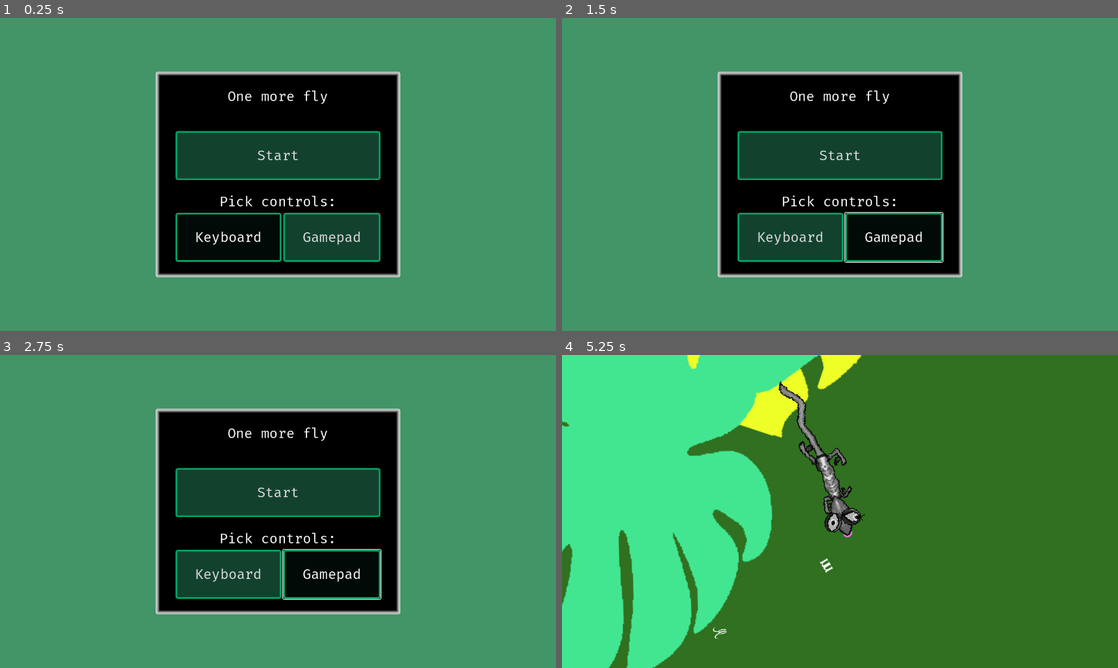
Above: before the commit, frames 1-4 (two rows, left to right).
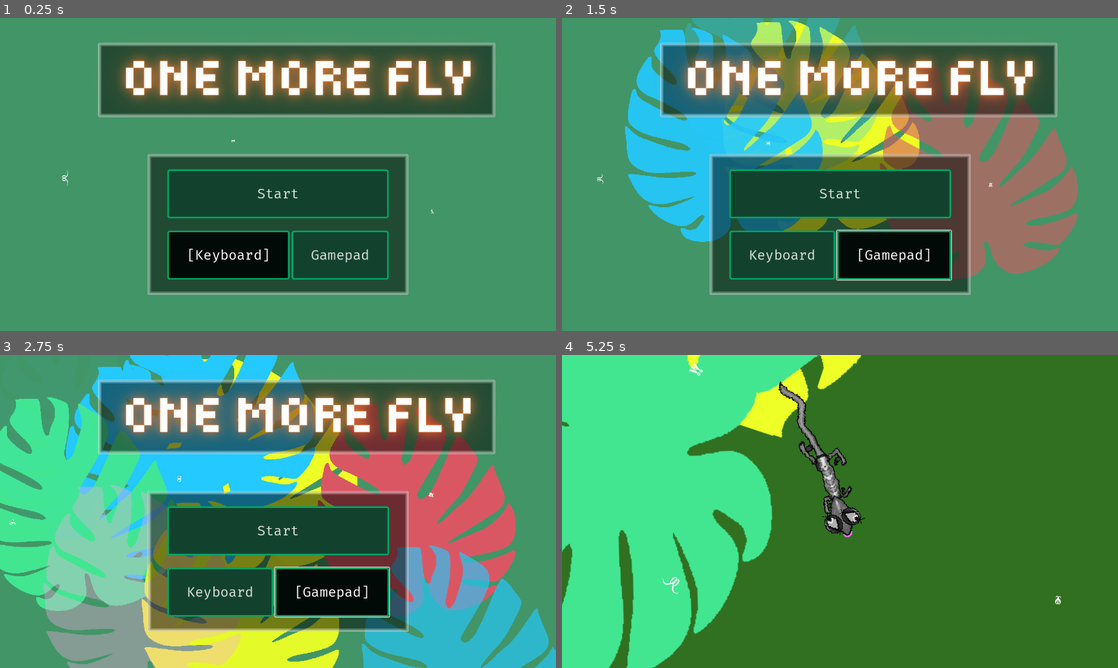
Above: after the commit, the same moments.

Repository: bjornarprytz/mask
Game: Godot game, scene res://entry.tscn
Two runs of this game, one before a commit and one after it. Both use one fixed random seed, a clock stepped at 60 frames per second and the inputs below.
Inputs (mouse positions are in pixels of both pictures, inside the frame that each line leads up to):
- Up to frame 1 (0.25 s): no input
- Up to frame 2 (1.5 s): click "Keyboard" (after the commit: "[Keyboard]") at 0.5 s; click "Gamepad" at 1.25 s
- Up to frame 3 (2.75 s): click "Gamepad" (after the commit: "[Gamepad]") at 2 s
- Up to frame 4 (5.25 s): click "Start" at 2.75 s; move the mouse to (962, 495) at 3.52 s; hold Right (ui_right) 3.53-4.28 s; hold Space (chamele) 3.53-4.28 s; move the mouse to (728, 527) at 4.27 s; hold Down (ui_down) 4.28-5.03 s; tap Space (chamele) at 4.35 s; move the mouse to (895, 442) at 5.02 s; press the mouse at (895, 442) at 5.03 s; hold Right (ui_right) from 5.03 s (still down)

The runs differ from the first frame. In frame 1, 37% of the frame differs, in the area x 11-90%, y 7-89%; in frame 2, 54%; in frame 3, 75%, in the area x 0-100%, y 0-100%; in frame 4, 0.4%.

Commit message:
start menu

Diff:
--- a/src/autoloads/palette.gd
+++ b/src/autoloads/palette.gd
@@ -1,4 +1,5 @@
 extends Node2D
 
 
+
 @export var colors: Array[Color]
--- a/src/chameleonardo/tongue.tscn
+++ b/src/chameleonardo/tongue.tscn
@@ -7,17 +7,18 @@
 radius = 64.0
 
 [node name="Tongue" type="Node2D"]
-modulate = Color(1, 0.41568628, 1, 1)
 script = ExtResource("1_sc3er")
 
 [node name="Stretch" type="ColorRect" parent="."]
 unique_name_in_owner = true
+self_modulate = Color(1, 0.41568628, 1, 1)
 offset_top = -5.0
 offset_right = 9.0
 offset_bottom = 5.0
 
 [node name="Ball" type="Sprite2D" parent="."]
 unique_name_in_owner = true
+self_modulate = Color(1, 0.41568628, 1, 1)
 position = Vector2(9, 0)
 scale = Vector2(0.078125, 0.078125)
 texture = ExtResource("1_vu47e")
--- a/src/entry.gd
+++ b/src/entry.gd
@@ -3,6 +3,7 @@
 @onready var keyboard_button: Button = %KeyboardButton
 @onready var gamepad_button: Button = %GamepadButton
 @onready var start_button: Button = %StartButton
+@onready var timer: Timer = $Timer
 
 func _ready() -> void:
 	if Events.control_scheme == EventBus.ControlScheme.KEYBOARD:
@@ -11,17 +12,31 @@
 func _on_keyboard_button_toggled(toggled_on: bool) -> void:
 	if (toggled_on):
 		Events.control_scheme = EventBus.ControlScheme.KEYBOARD
-		print("Change to keyboard")
+		keyboard_button.text = "[Keyboard]"
 	else:
-		print("1off")
+		keyboard_button.text = "Keyboard"
 
 func _on_gamepad_button_toggled(toggled_on: bool) -> void:
 	if (toggled_on):
 		Events.control_scheme = EventBus.ControlScheme.GAMEPAD
-		print("Change to game pad")
+		gamepad_button.text = "[Gamepad]"
 	else:
-		print("2off")
+		gamepad_button.text = "Gamepad"
 
 
 func _on_start_button_pressed() -> void:
 	get_tree().change_scene_to_file("res://main.tscn")
+
+
+func _on_timer_timeout() -> void:
+	# Get a random position on the screen
+	var screen_size = get_viewport_rect().size
+	var random_position = Vector2(randi() % int(screen_size.x), randi() % int(screen_size.y))
+	# Create a feature there
+	var feature = Create.feature(Palette.colors.pick_random())
+	feature.position = random_position
+	feature.modulate.a = 0.0
+	add_child(feature)
+
+	var tween = create_tween()
+	tween.tween_property(feature, "modulate:a", 1.0, 1.0)
--- a/src/entry.tscn
+++ b/src/entry.tscn
@@ -1,6 +1,8 @@
-[gd_scene load_steps=3 format=3 uid="uid://c6xvv2r524gst"]
+[gd_scene load_steps=5 format=3 uid="uid://c6xvv2r524gst"]
 
 [ext_resource type="Script" uid="uid://dc20sermvc87q" path="res://entry.gd" id="1_rixl5"]
+[ext_resource type="Texture2D" uid="uid://djhb2teobhi2b" path="res://assets/img/onemoreflylogo.png" id="2_jnwwp"]
+[ext_resource type="PackedScene" uid="uid://blkyyoapwotmd" path="res://fly.tscn" id="3_2bro8"]
 
 [sub_resource type="ButtonGroup" id="ButtonGroup_rixl5"]
 
@@ -9,27 +11,35 @@
 
 [node name="CanvasLayer" type="CanvasLayer" parent="."]
 
+[node name="PanelContainer2" type="PanelContainer" parent="CanvasLayer"]
+self_modulate = Color(1, 1, 1, 0.5019608)
+offset_left = 226.0
+offset_top = 57.0
+offset_right = 1140.0
+offset_bottom = 228.0
+
+[node name="Onemoreflylogo" type="TextureRect" parent="CanvasLayer"]
+offset_left = 45.0
+offset_top = 35.0
+offset_right = 1325.0
+offset_bottom = 235.0
+texture = ExtResource("2_jnwwp")
+
 [node name="PanelContainer" type="PanelContainer" parent="CanvasLayer"]
+self_modulate = Color(1, 1, 1, 0.5019608)
 anchors_preset = 8
 anchor_left = 0.5
 anchor_top = 0.5
 anchor_right = 0.5
 anchor_bottom = 0.5
+offset_left = -281.0
+offset_top = -47.0
+offset_right = 281.0
+offset_bottom = 277.0
 grow_horizontal = 2
 grow_vertical = 2
 
 [node name="VBoxContainer" type="VBoxContainer" parent="CanvasLayer/PanelContainer"]
-layout_mode = 2
-
-[node name="RichTextLabel" type="RichTextLabel" parent="CanvasLayer/PanelContainer/VBoxContainer"]
-layout_mode = 2
-text = "One more fly"
-fit_content = true
-horizontal_alignment = 1
-vertical_alignment = 1
-
-[node name="Spacer" type="Control" parent="CanvasLayer/PanelContainer/VBoxContainer"]
-custom_minimum_size = Vector2(0, 50)
 layout_mode = 2
 
 [node name="StartButton" type="Button" parent="CanvasLayer/PanelContainer/VBoxContainer"]
@@ -40,13 +50,6 @@
 [node name="Control" type="Control" parent="CanvasLayer/PanelContainer/VBoxContainer"]
 custom_minimum_size = Vector2(0, 20)
 layout_mode = 2
-
-[node name="Explanation" type="RichTextLabel" parent="CanvasLayer/PanelContainer/VBoxContainer"]
-layout_mode = 2
-text = "Pick controls:"
-fit_content = true
-horizontal_alignment = 1
-vertical_alignment = 1
 
 [node name="HBoxContainer" type="HBoxContainer" parent="CanvasLayer/PanelContainer/VBoxContainer"]
 layout_mode = 2
@@ -66,6 +69,29 @@
 text = "Gamepad
 "
 
+[node name="Timer" type="Timer" parent="."]
+wait_time = 0.3
+autostart = true
+
+[node name="Fly2" parent="." instance=ExtResource("3_2bro8")]
+z_index = 1
+position = Vector2(1011, 506)
+move_speed = 50.0
+flap_speed = 5.0
+
+[node name="Fly3" parent="." instance=ExtResource("3_2bro8")]
+z_index = 1
+position = Vector2(210, 364)
+move_speed = 50.0
+flap_speed = 5.0
+
+[node name="Fly" parent="." instance=ExtResource("3_2bro8")]
+z_index = 1
+position = Vector2(599, 273)
+move_speed = 50.0
+flap_speed = 5.0
+
 [connection signal="pressed" from="CanvasLayer/PanelContainer/VBoxContainer/StartButton" to="." method="_on_start_button_pressed"]
 [connection signal="toggled" from="CanvasLayer/PanelContainer/VBoxContainer/HBoxContainer/KeyboardButton" to="." method="_on_keyboard_button_toggled"]
 [connection signal="toggled" from="CanvasLayer/PanelContainer/VBoxContainer/HBoxContainer/GamepadButton" to="." method="_on_gamepad_button_toggled"]
+[connection signal="timeout" from="Timer" to="." method="_on_timer_timeout"]
--- a/src/fly.gd
+++ b/src/fly.gd
@@ -37,6 +37,8 @@
 	set_form(chars[randi_range(0, chars.length() - 1)])
 
 func _check_distance_to_chameleonardo() -> void:
+	if (!Events.game):
+		return
 	var chameleonardo = Events.game.chameleonardo
 	if chameleonardo == null:
 		return
--- a/src/generated/global_theme.tres
+++ b/src/generated/global_theme.tres
@@ -1,9 +1,10 @@
-[gd_resource type="Theme" load_steps=7 format=3 uid="uid://cwi2l6qtt6la6"]
+[gd_resource type="Theme" load_steps=8 format=3 uid="uid://cwi2l6qtt6la6"]
 
 [ext_resource type="Texture2D" uid="uid://b3j5t5dtouj45" path="res://assets/panel-texture.png" id="1_ekht3"]
+[ext_resource type="FontFile" uid="uid://b55kf5gcw4r2u" path="res://assets/fonts/it-gridbit-demo/ITGridbitDemo-Regular.otf" id="2_arlvn"]
 [ext_resource type="FontFile" uid="uid://dm08mvl84ygq3" path="res://assets/fonts/Fira_Code/static/FiraCode-Regular.ttf" id="2_ekht3"]
 
-[sub_resource type="StyleBoxFlat" id="StyleBoxFlat_ekht3"]
+[sub_resource type="StyleBoxFlat" id="StyleBoxFlat_bq3ui"]
 content_margin_left = 45.0
 content_margin_top = 35.0
 content_margin_right = 45.0
@@ -67,7 +68,10 @@
 [resource]
 default_font = ExtResource("2_ekht3")
 default_font_size = 32
-Button/styles/hover = SubResource("StyleBoxFlat_ekht3")
-Button/styles/normal = SubResource("StyleBoxFlat_arlvn")
-Button/styles/pressed = SubResource("StyleBoxFlat_bq3ui")
-PanelContainer/styles/panel = SubResource("StyleBoxTexture_q6bo0")
+Button/styles/hover = SubResource("StyleBoxFlat_bq3ui")
+Button/styles/normal = SubResource("StyleBoxFlat_q6bo0")
+Button/styles/pressed = SubResource("StyleBoxFlat_pfd5p")
+PanelContainer/styles/panel = SubResource("StyleBoxTexture_ahide")
+Title/base_type = &"RichTextLabel"
+Title/font_sizes/normal_font_size = 64
+Title/fonts/normal_font = ExtResource("2_arlvn")
--- a/src/theme_gen.gd
+++ b/src/theme_gen.gd
@@ -18,6 +18,7 @@
 var panel_texture = preload("res://assets/panel-texture.png")
 
 var default_font = preload("res://assets/fonts/Fira_Code/static/FiraCode-Regular.ttf")
+var title_font = preload("res://assets/fonts/it-gridbit-demo/ITGridbitDemo-Regular.otf")
 var default_content_margins = content_margins(45, 35)
 
 func define_theme():
@@ -53,6 +54,11 @@
 		})
 	})
 
+	define_variant_style("Title", "RichTextLabel", {
+		normal_font_size = title_font_size,
+		normal_font = title_font
+	})
+
 	define_style("Button", {
 		normal = button_style,
 		hover = button_hover_style,
Binary file added: src/assets/fonts/it-gridbit-demo/ITGridbitDemo-Italic.otf
Not shown, added: src/assets/fonts/it-gridbit-demo/ITGridbitDemo-Italic.otf.import
Binary file added: src/assets/fonts/it-gridbit-demo/ITGridbitDemo-Regular.otf
Not shown, added: src/assets/fonts/it-gridbit-demo/ITGridbitDemo-Regular.otf.import
Binary file added: src/assets/img/onemoreflylogo.png
Not shown, added: src/assets/img/onemoreflylogo.png.import
Not shown: 3 places in src/generated/global_theme.tres that only renumber resources
Not shown, changed: readme.md
